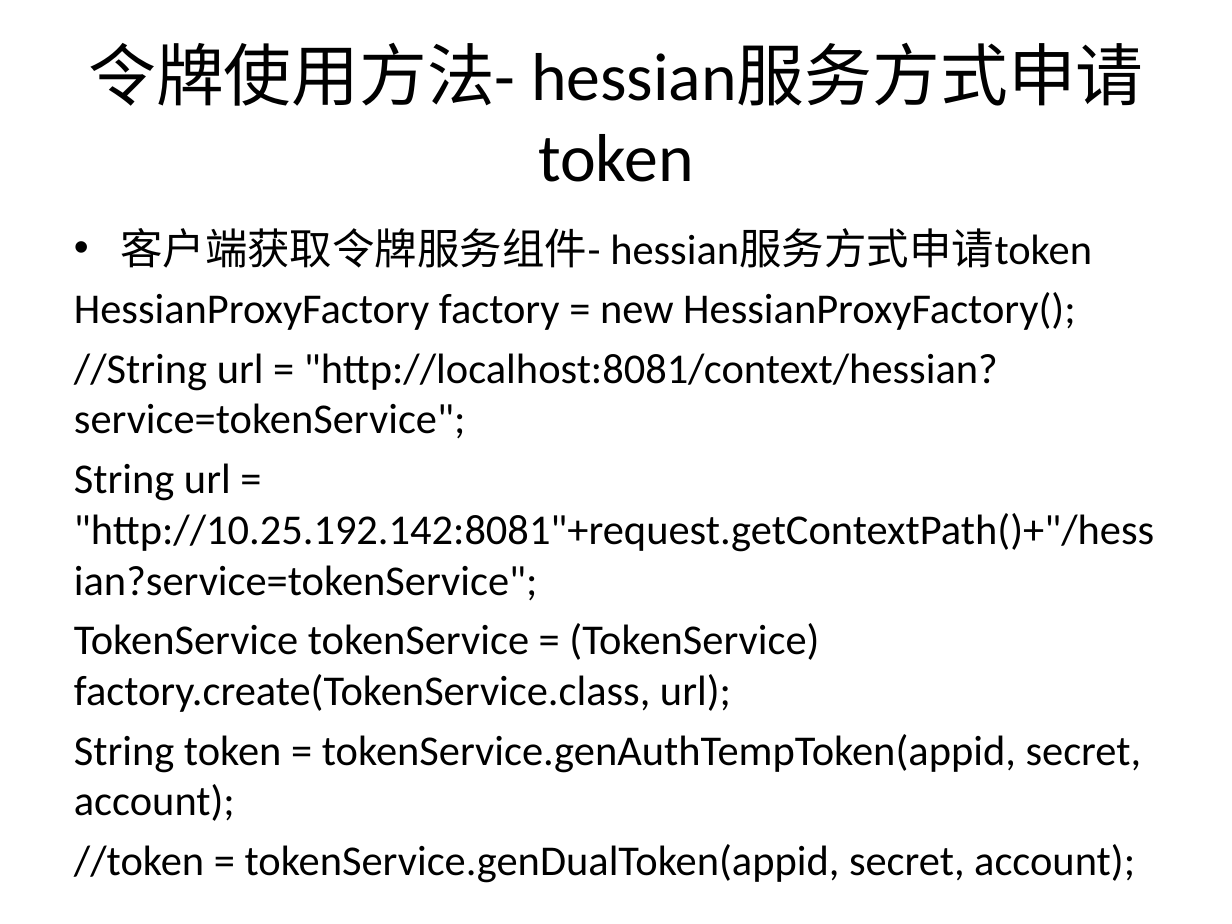
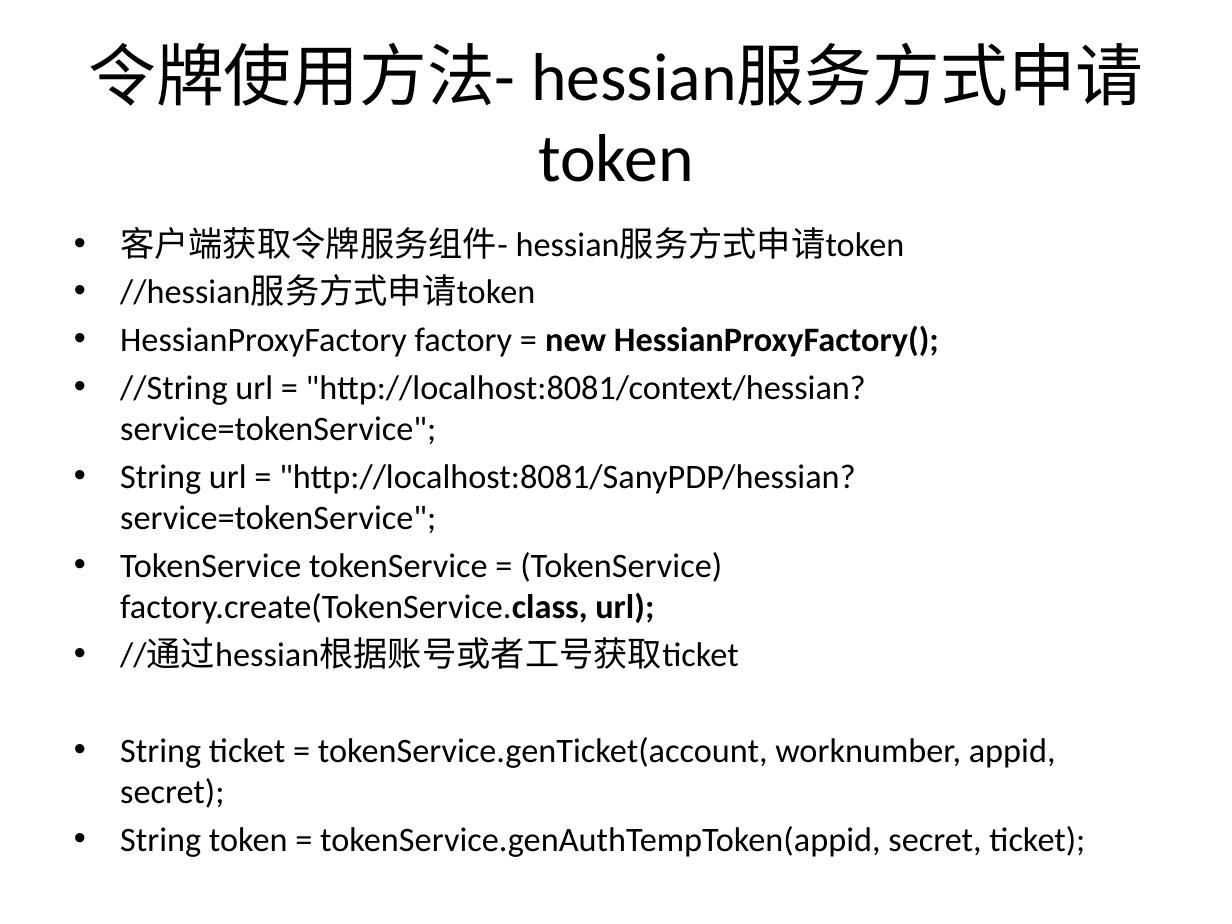
Before and after one commit to bbossgroups/bboss, a slide deck: slide 9 of 文档/令牌管理.pptx (slide 8 before the commit). Drawn at 1232x924 pixels with LibreOffice and Linux fonts; fonts in the diff are those of the drawing. Boxes give left, top, right and bottom in pixels: in the first picture for what was removed or moved away, otherwise in the second. Text is boxed around its words. In the diff, an @@ line names an element or a change of style, - is before the commit and + after.

```diff
--- a/文档/令牌管理.pptx
+++ b/文档/令牌管理.pptx
@@ text at box(120, 227, 939, 624): size 24.8 to 20 pt in "客户端获取令牌服务组件- hessian服务方式申请token", "HessianProxyFactory factory = new HessianProxyFactory();", "//String url = "http://localhost:8081/context/hessian?servic ...", "TokenService tokenService = (TokenService) factory.create(To ..."; bold on in "new HessianProxyFactory();", "factory.create(TokenService.class, url);"; bullet none to • @@
@@ text at box(120, 275, 535, 306): paragraph added @@
+• //hessian服务方式申请token
@@ text at box(120, 464, 855, 533): text changed; size 24.8 to 20 pt @@
-String url = "http://10.25.192.142:8081"+request.getContextPath()+"/hessian?service=tokenService";
+• String url = "http://localhost:8081/SanyPDP/hessian?service=tokenService";
@@ text at box(120, 638, 1085, 857): text changed; size 24.8 to 20 pt @@
-String token = tokenService.genAuthTempToken(appid, secret, account);
-//token = tokenService.genDualToken(appid, secret, account);
+• //通过hessian根据账号或者工号获取ticket
+• String ticket = tokenService.genTicket(account, worknumber, appid, secret);
+• String token = tokenService.genAuthTempToken(appid, secret, ticket);
```
Also in this commit, not shown: 13 other slides changed, 5 slides added, 2 slides removed, 45 other files.
